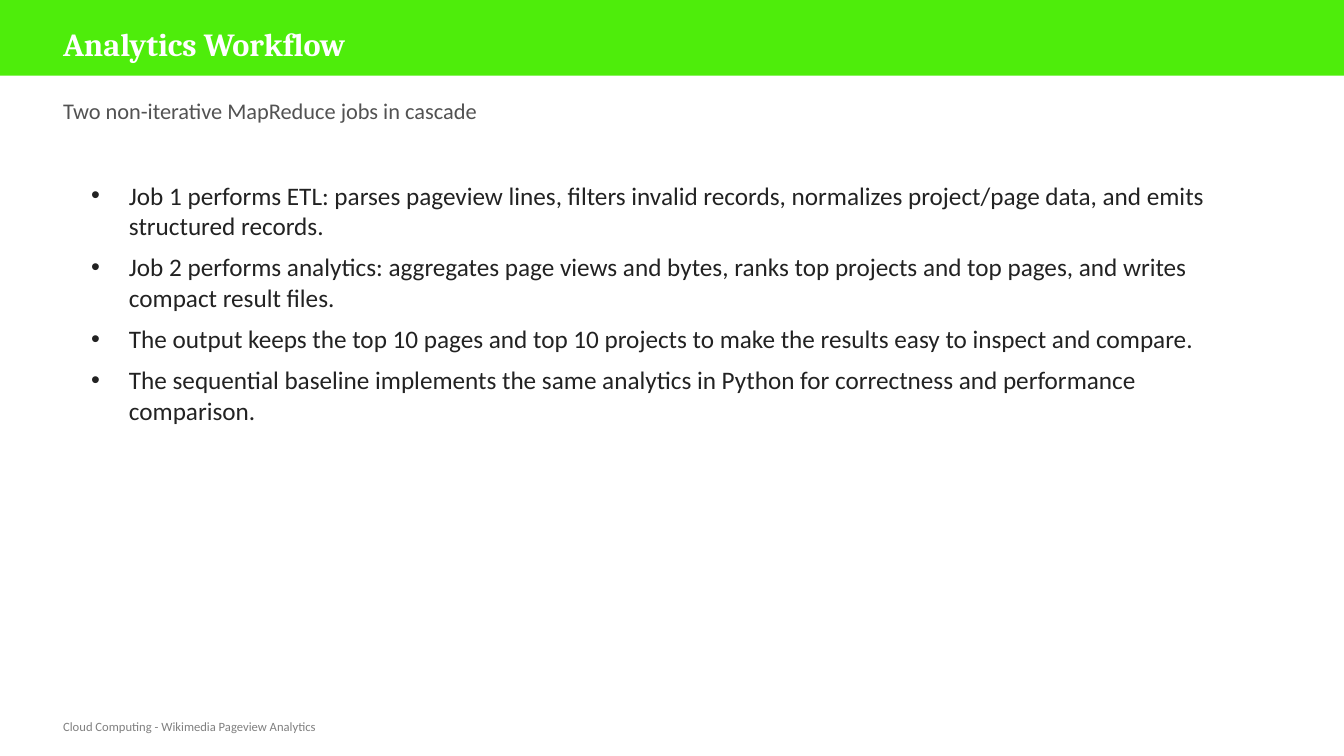
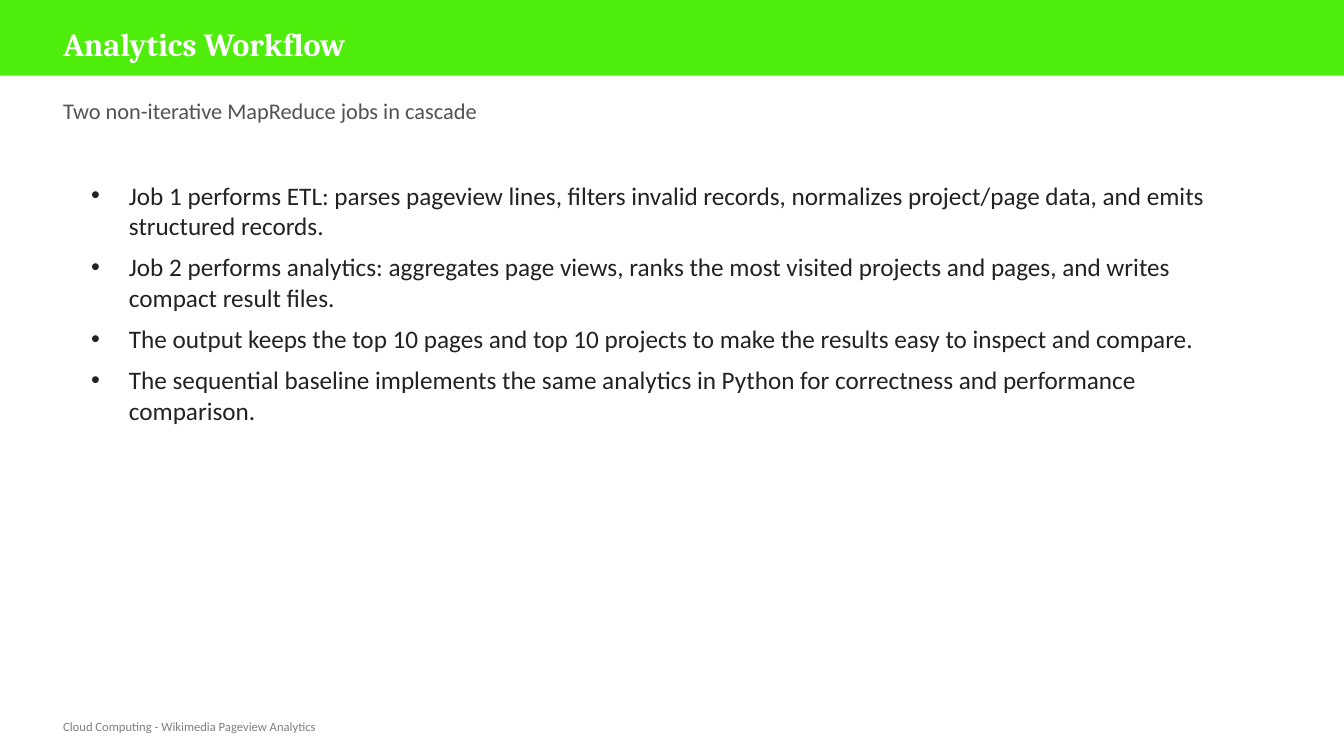
Before and after one commit to ZeYnEdDim/Cloud-Computing-Solo, a slide deck: slide 5 of docs/Cloud_Computing_Solo_Project_Presentation.pptx. Drawn at 1344x756 pixels with LibreOffice and Linux fonts; fonts in the diff are those of the drawing. Boxes give left, top, right and bottom in pixels: in the first picture for what was removed or moved away, otherwise in the second. Text is boxed around its words. In the diff, an @@ line names an element or a change of style, - is before the commit and + after.

```diff
--- a/docs/Cloud_Computing_Solo_Project_Presentation.pptx
+++ b/docs/Cloud_Computing_Solo_Project_Presentation.pptx
@@ text at (129, 258, 1169, 311): text changed @@
-• Job 2 performs analytics: aggregates page views and bytes, ranks top projects and top pages, and writes compact result files.
+• Job 2 performs analytics: aggregates page views, ranks the most visited projects and pages, and writes compact result files.
```
Also in this commit, not shown: 1 other slide changed, 3 other files.
